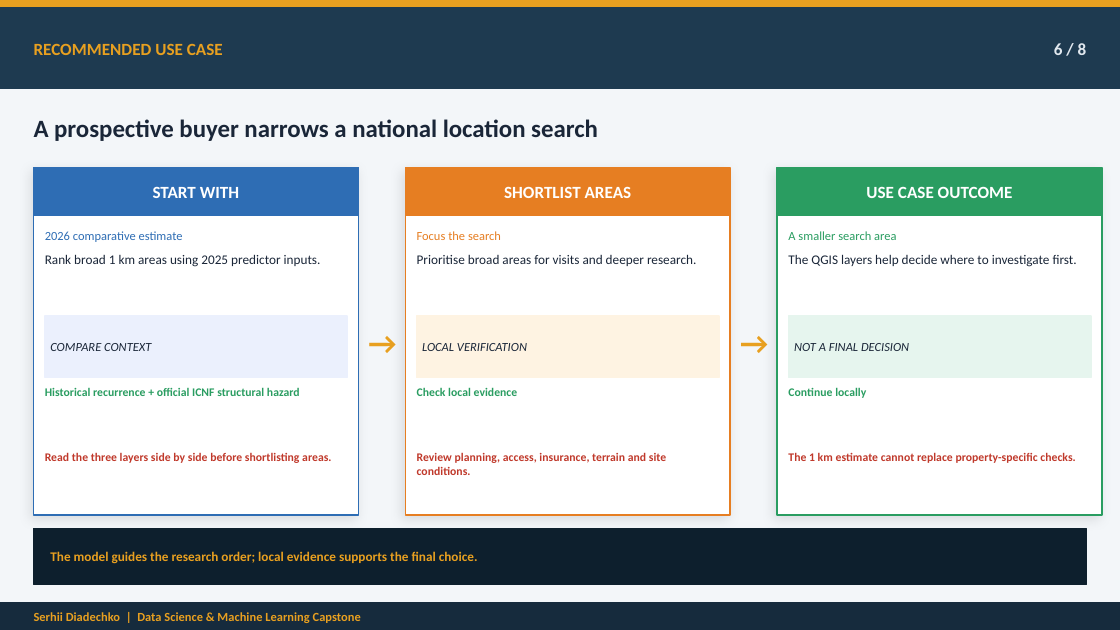
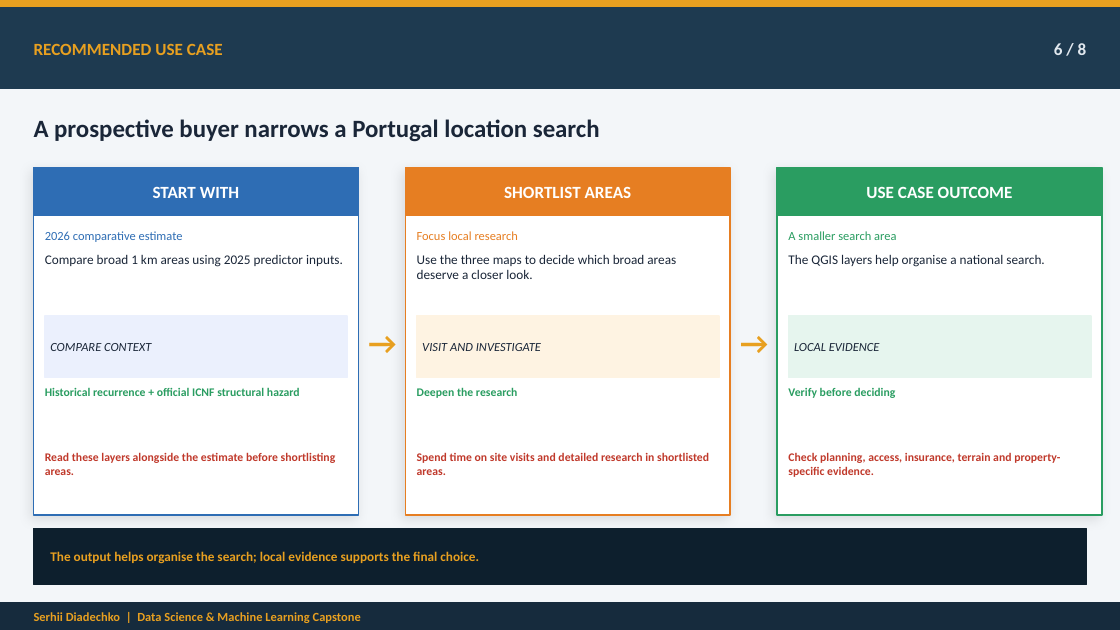
Before and after one commit to serhii-diadechko-git/wildfire_property_screening_portugal, a slide deck: slide 6 of reports/presentation/wildfire_exposure_screening_capstone_final.pptx. Drawn at 1120x630 pixels with LibreOffice and Linux fonts; fonts in the diff are those of the drawing. Boxes give left, top, right and bottom in pixels: in the first picture for what was removed or moved away, otherwise in the second. Text is boxed around its words. In the diff, an @@ line names an element or a change of style, - is before the commit and + after.

```diff
--- a/reports/presentation/wildfire_exposure_screening_capstone_final.pptx
+++ b/reports/presentation/wildfire_exposure_screening_capstone_final.pptx
@@ text at (x1=34, y1=119, x2=600, y2=142): text changed @@
-A prospective buyer narrows a national location search
+A prospective buyer narrows a Portugal location search
@@ text at (x1=417, y1=231, x2=518, y2=240): text changed @@
-Focus the search
+Focus local research
@@ text at (x1=45, y1=255, x2=343, y2=267): text changed @@
-Rank broad 1 km areas using 2025 predictor inputs.
+Compare broad 1 km areas using 2025 predictor inputs.
@@ text at (x1=417, y1=254, x2=676, y2=279): text changed @@
-Prioritise broad areas for visits and deeper research.
+Use the three maps to decide which broad areas deserve a closer look.
@@ text at (x1=788, y1=254, x2=1044, y2=267): text changed @@
-The QGIS layers help decide where to investigate first.
+The QGIS layers help organise a national search.
@@ text at (x1=422, y1=343, x2=541, y2=351): text changed @@
-LOCAL VERIFICATION
+VISIT AND INVESTIGATE
@@ text at (x1=794, y1=343, x2=880, y2=351): text changed @@
-NOT A FINAL DECISION
+LOCAL EVIDENCE
@@ text at (x1=417, y1=387, x2=518, y2=398): text changed @@
-Check local evidence
+Deepen the research
@@ text at (x1=788, y1=388, x2=895, y2=398): text changed @@
-Continue locally
+Verify before deciding
@@ text at (x1=45, y1=452, x2=336, y2=475): text changed @@
-Read the three layers side by side before shortlisting areas.
+Read these layers alongside the estimate before shortlisting areas.
@@ text at (x1=417, y1=452, x2=709, y2=475): text changed @@
-Review planning, access, insurance, terrain and site conditions.
+Spend time on site visits and detailed research in shortlisted areas.
@@ text at (x1=788, y1=452, x2=1060, y2=477): text changed @@
-The 1 km estimate cannot replace property-specific checks.
+Check planning, access, insurance, terrain and property-specific evidence.
@@ text at (x1=50, y1=551, x2=479, y2=564): text changed @@
-The model guides the research order; local evidence supports the final choice.
+The output helps organise the search; local evidence supports the final choice.
```
Also in this commit, not shown: 2 other slides changed, 2 other files.
